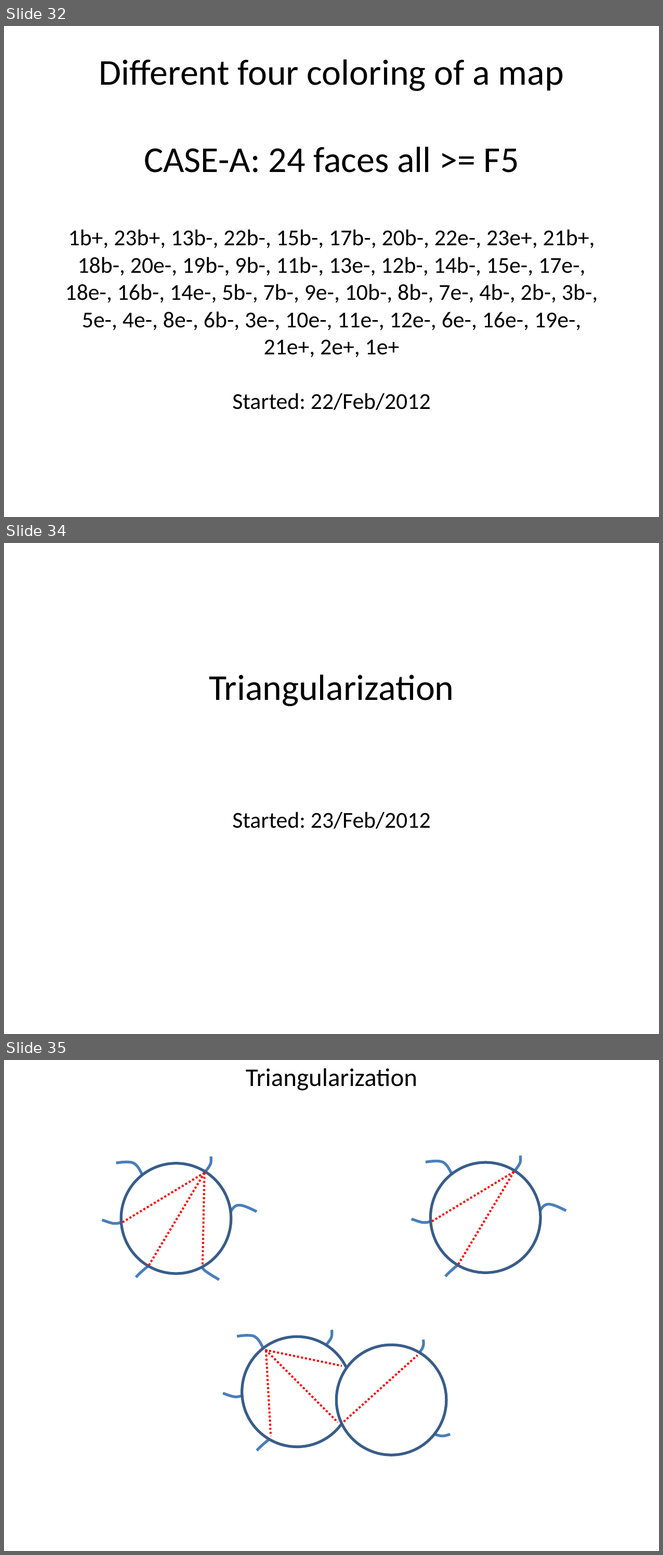
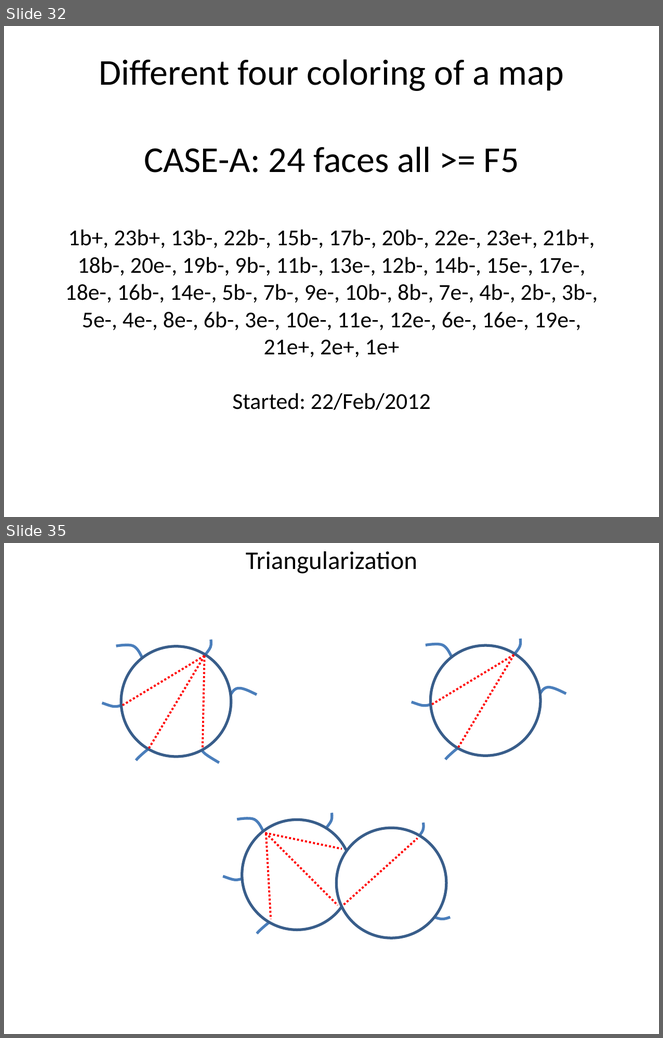
Before and after one commit to stefanutti/maps-coloring-java, a slide deck: ct/ct-docs/cahit-spiral-chains/spiral-chains.ppt. Shown one above the other, each under a label of ours: slides 32, 34 and 35 before the commit, slides 32 and 35 after it; the slides between them are not shown. The pictures are 663x1555 and 663x1038 pixels, drawn with LibreOffice and Linux fonts; fonts in the diff are those of the drawing. Boxes give left, top, right and bottom in pixels: in the first picture for what was removed or moved away, otherwise in the second. Text is boxed around its words. In the diff, an @@ line names an element or a change of style, - is before the commit and + after.

```diff
--- a/ct/ct-docs/cahit-spiral-chains/spiral-chains.ppt
+++ b/ct/ct-docs/cahit-spiral-chains/spiral-chains.ppt
@@ slide 34 removed at <box>4,543,659,1034</box>, background #FFFFFF @@
@@ title removed at <box>209,675,454,829</box> @@
-Triangularization
-Started: 23/Feb/2012
```
Also in this commit, not shown: 5 slides changed, 9 slides added, 11 other slides removed, 52 other files.
